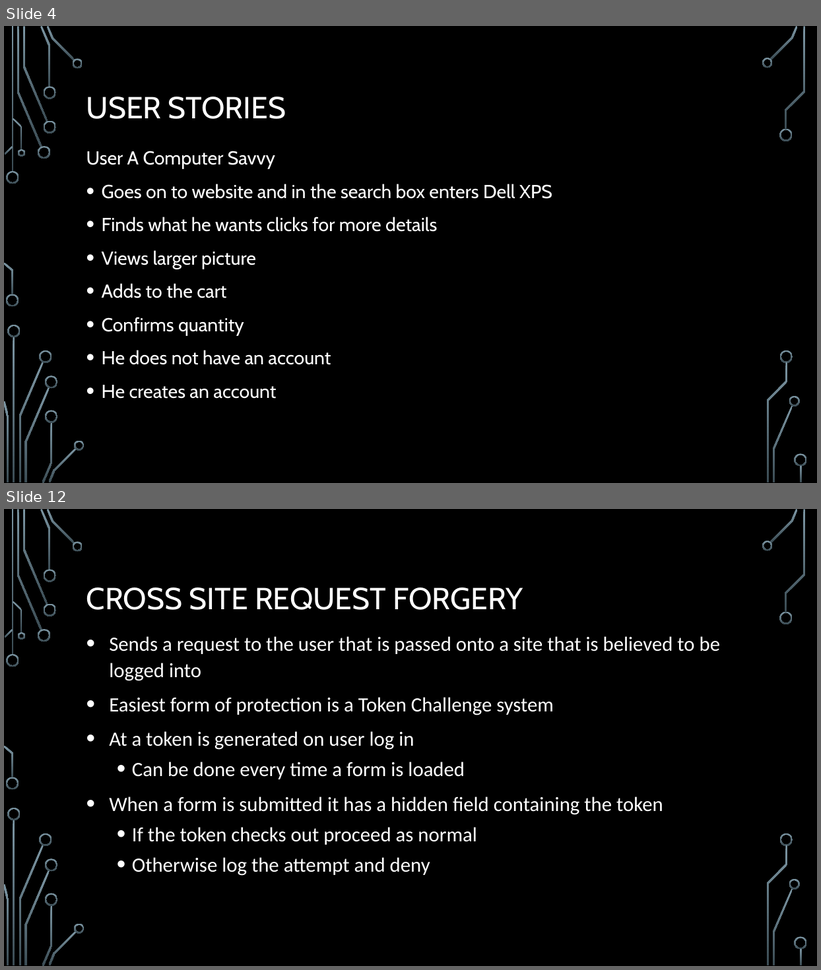
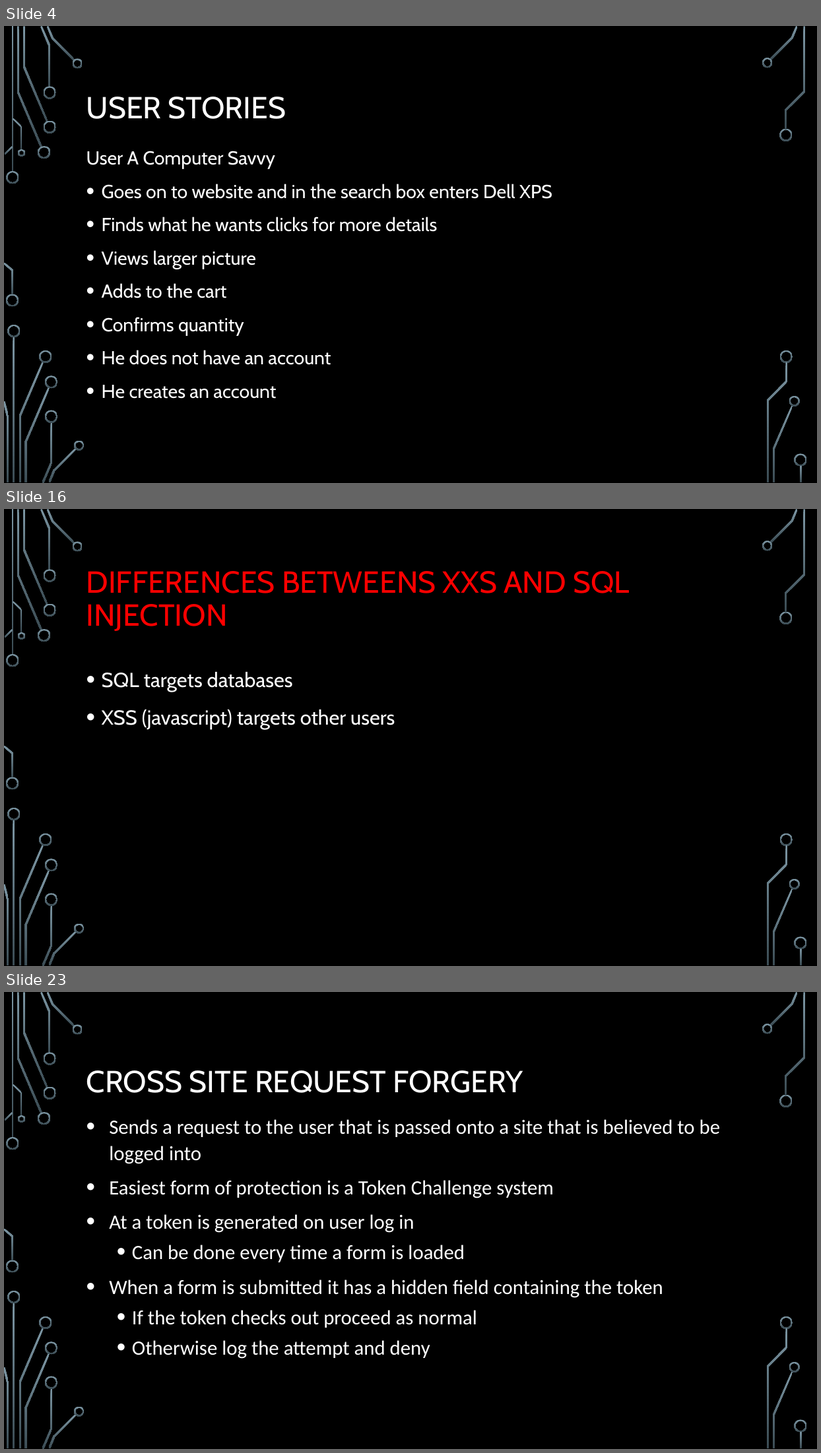
Before and after one commit to KBarros2014/TEAMB, a slide deck: site/Presentation doc/Php assignment.pptx. Shown one above the other, each under a label of ours: slides 4 and 12 before the commit, slides 4, 16 and 23 after it; the slides between them are not shown. The pictures are 821x970 and 821x1453 pixels, drawn with LibreOffice and Linux fonts; fonts in the diff are those of the drawing; background and template pictures are left out. Boxes give left, top, right and bottom in pixels: in the first picture for what was removed or moved away, otherwise in the second. Text is boxed around its words. In the diff, an @@ line names an element or a change of style, - is before the commit and + after.

```diff
--- a/site/Presentation doc/Php assignment.pptx
+++ b/site/Presentation doc/Php assignment.pptx
@@ slide 16 added at [4,509,817,966], background picture (left out); not listed: 36 template elements that a slide beside it also shows @@
@@ title added at [86,571,630,631], 36 pt, text #FF0000 @@
+DIFFERENCES BETWEENS XXS AND SQL INJECTION
@@ text added at [102,672,395,729], 24 pt, text #FFFFFF @@
+• SQL targets databases
+• XSS (javascript) targets other users
@@ what was slide 12 is now slide 23 @@
```
Also in this commit, not shown: 4 slides changed, 13 other slides added, 3 slides removed, 1 other file.
